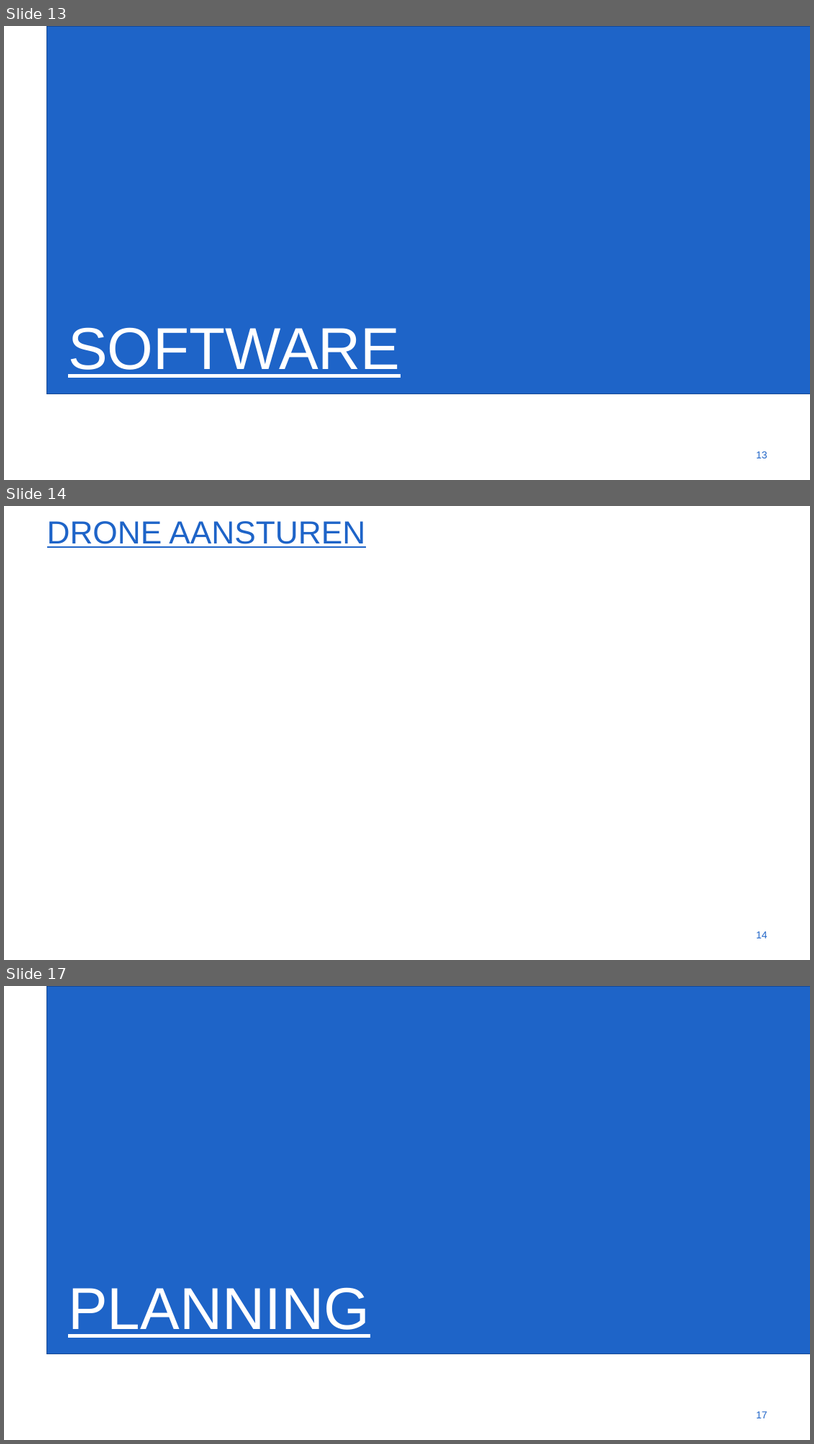
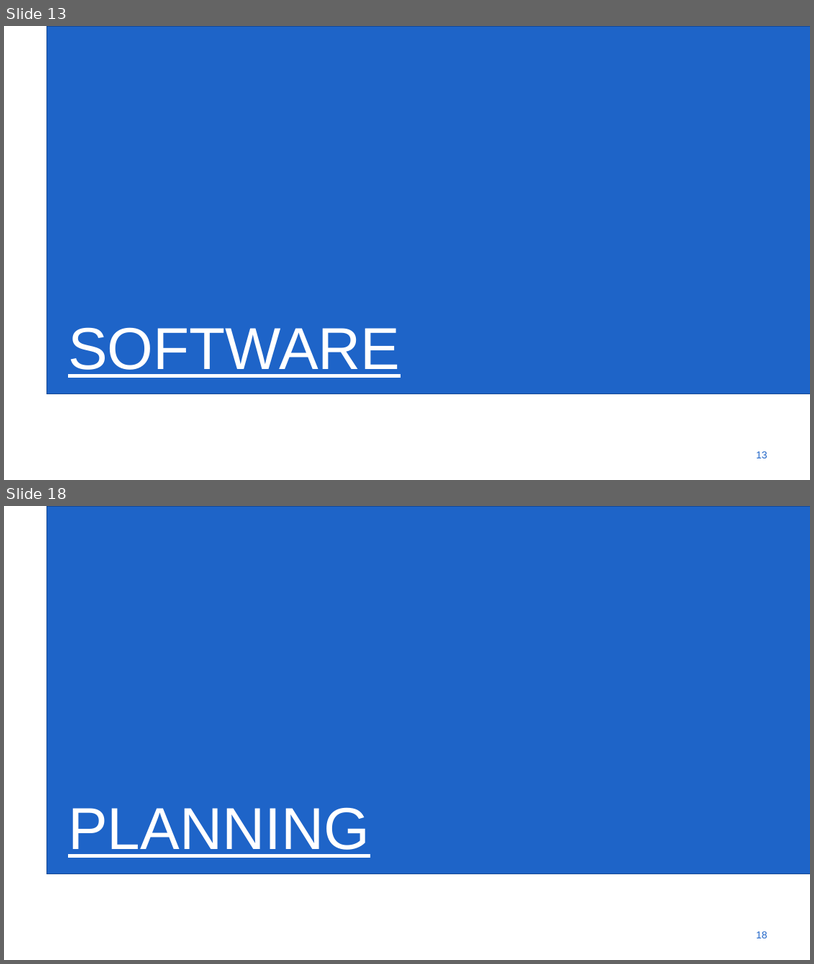
Before and after one commit to gartangh/Cross-Curricular-Project, a slide deck: VOP_Voorraadbeheer_Presentatie_1.pptx. Shown one above the other, each under a label of ours: slides 13, 14 and 17 before the commit, slides 13 and 18 after it; the slides between them are not shown. The pictures are 814x1444 and 814x964 pixels, drawn with LibreOffice and Linux fonts; fonts in the diff are those of the drawing; background and template pictures are left out. Boxes give left, top, right and bottom in pixels: in the first picture for what was removed or moved away, otherwise in the second. Text is boxed around its words. In the diff, an @@ line names an element or a change of style, - is before the commit and + after.

```diff
--- a/VOP_Voorraadbeheer_Presentatie_1.pptx
+++ b/VOP_Voorraadbeheer_Presentatie_1.pptx
@@ slide 14 removed at box(4, 506, 810, 960), background #FFFFFF @@
@@ title removed at box(47, 521, 365, 548) @@
-DRONE AANSTUREN
@@ page number removed at box(756, 931, 768, 938) @@
-14
@@ what was slide 17 is now slide 18 @@
@@ page number at box(756, 931, 768, 938): text changed @@
-17
+18
```
Also in this commit, not shown: 9 slides changed, 5 slides added, 3 other slides removed.
